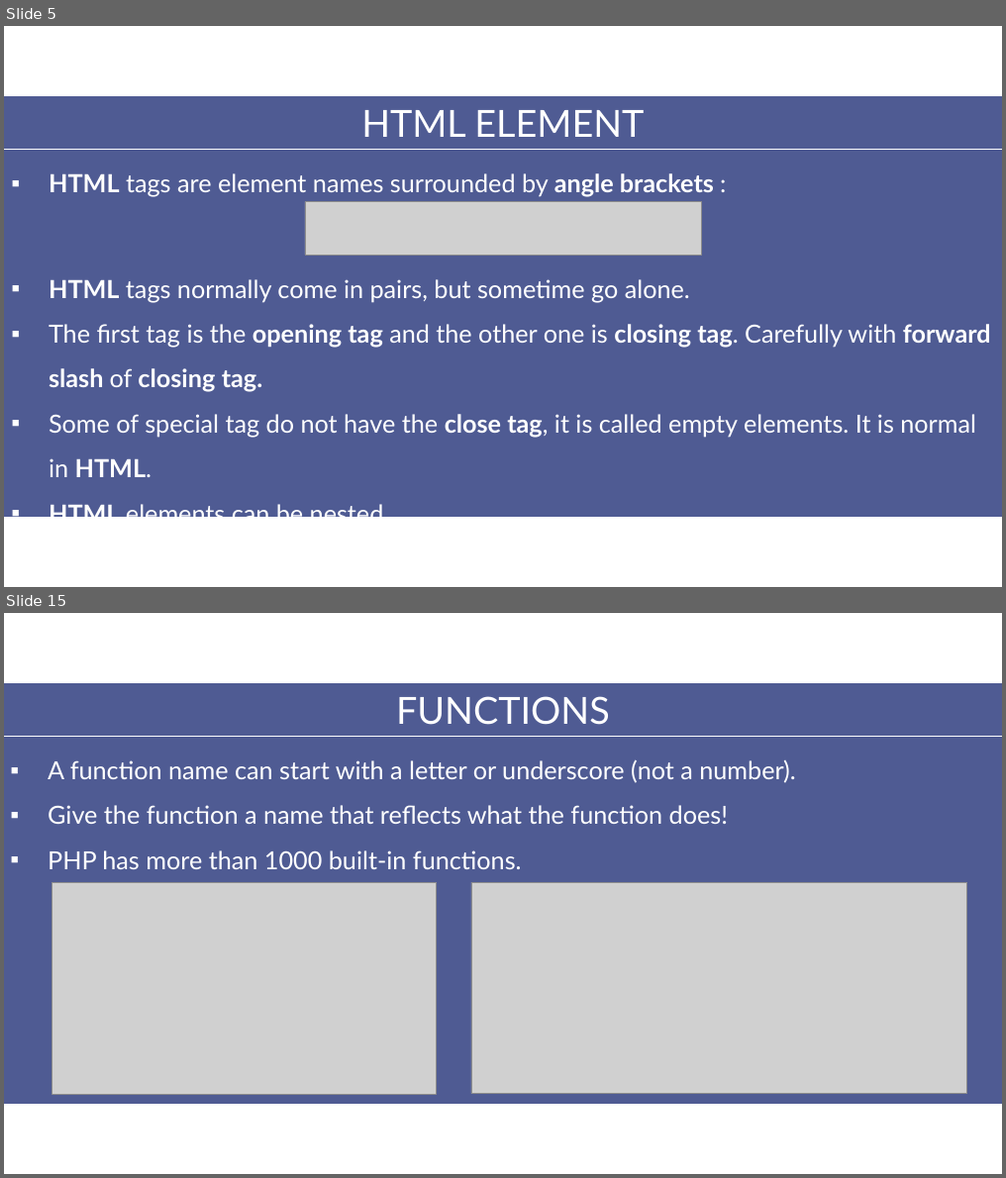
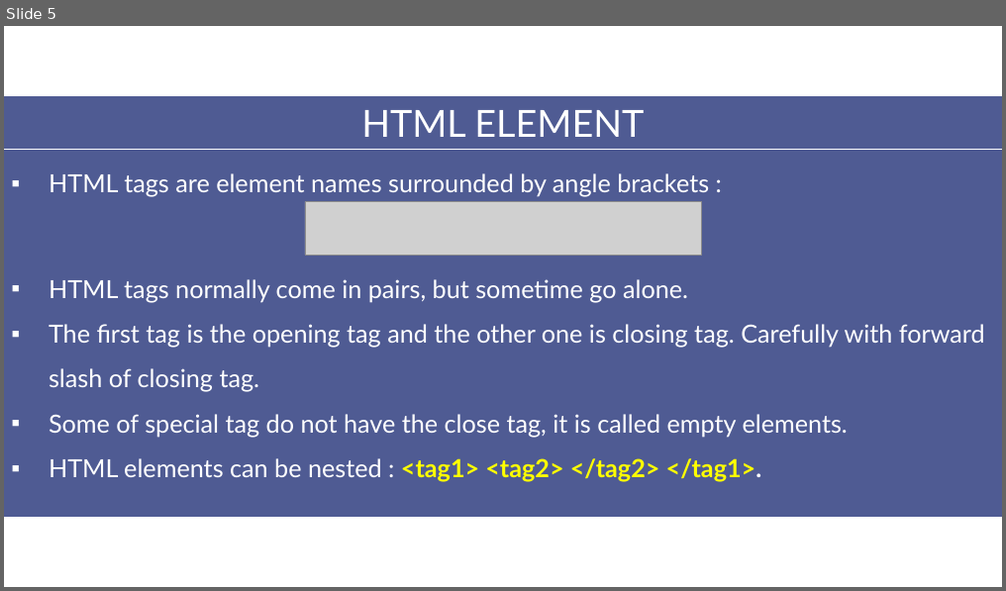
Before and after one commit to aptech-php/aptech-php-course, a slide deck: HTML-CSS-JS/slides/2-HTML.pptx. Shown one above the other, each under a label of ours: slides 5 and 15 before the commit, slide 5 after it; the slides between them are not shown. The pictures are 1006x1178 and 1006x591 pixels, drawn with LibreOffice and Linux fonts; fonts in the diff are those of the drawing; grey boxes stand for pictures. Boxes give left, top, right and bottom in pixels: in the first picture for what was removed or moved away, otherwise in the second. Text is boxed around its words. In the diff, an @@ line names an element or a change of style, - is before the commit and + after.

Commit message:
update html-css-js slides

```diff
--- a/HTML-CSS-JS/slides/2-HTML.pptx
+++ b/HTML-CSS-JS/slides/2-HTML.pptx
@@ slide 15 removed at [4, 613, 1002, 1174], background #FFFFFF @@
@@ rectangle removed at [4, 683, 1002, 1104] @@
@@ text removed at [396, 696, 610, 725] @@
-FUNCTIONS
@@ line removed from (4, 737) to (1002, 737) @@
@@ text removed at [48, 760, 796, 869] @@
-▪ A function name can start with a letter or underscore (not a number).
-▪ Give the function a name that reflects what the function does!
-▪ PHP has more than 1000 built-in functions.
@@ picture removed at [52, 882, 437, 1094] @@
@@ picture removed at [471, 882, 967, 1093] @@
@@ slide 5 changed as well @@
@@ text "HTML tags are element names ..." at [49, 174, 709, 197]: bold off in "HTML angle brackets" @@
@@ text at [49, 279, 985, 392]: bold off in "HTML", "opening tag closing tag. forward slash closing ..." @@
@@ text at [49, 414, 847, 482]: text changed @@
-▪ Some of special tag do not have the close tag, it is called empty elements. It is normal in HTML.
-▪ HTML elements can be nested.
+▪ Some of special tag do not have the close tag, it is called empty elements.
+▪ HTML elements can be nested : <tag1> <tag2> </tag2> </tag1>.
```
Also in this commit, not shown: 4 other slides changed, 8 slides added, 10 other slides removed, 21 other files.
